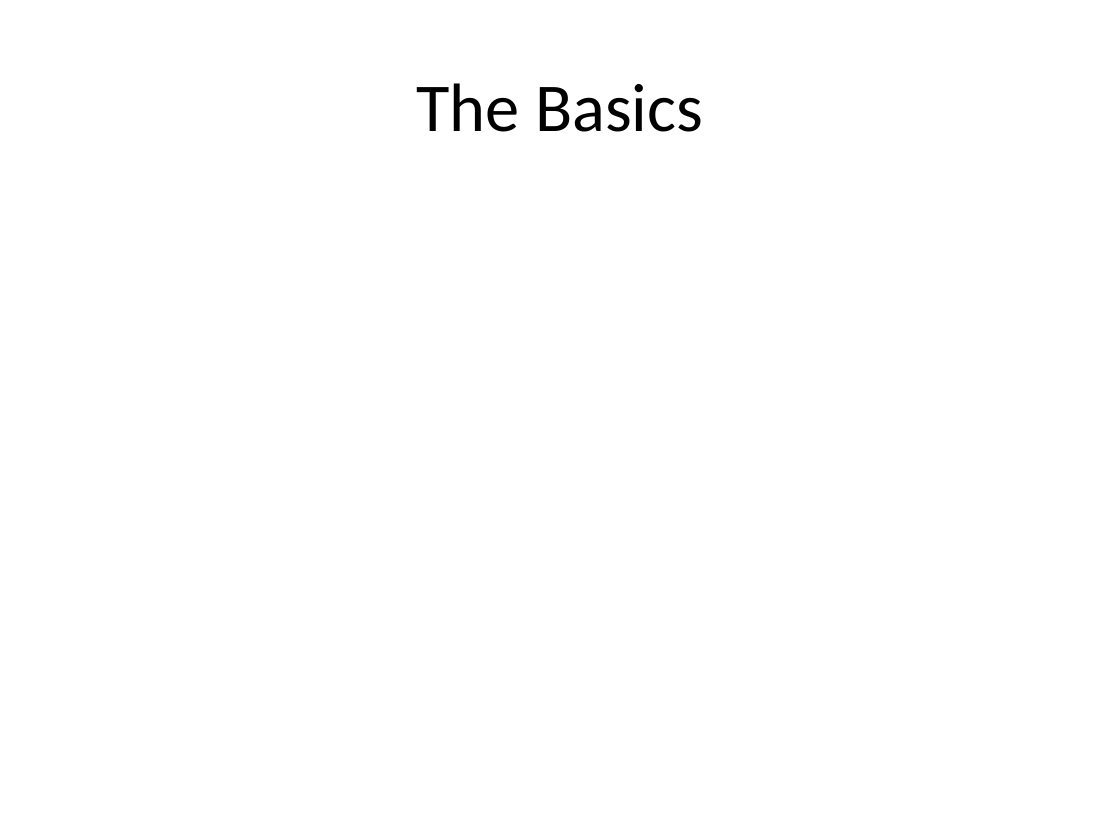
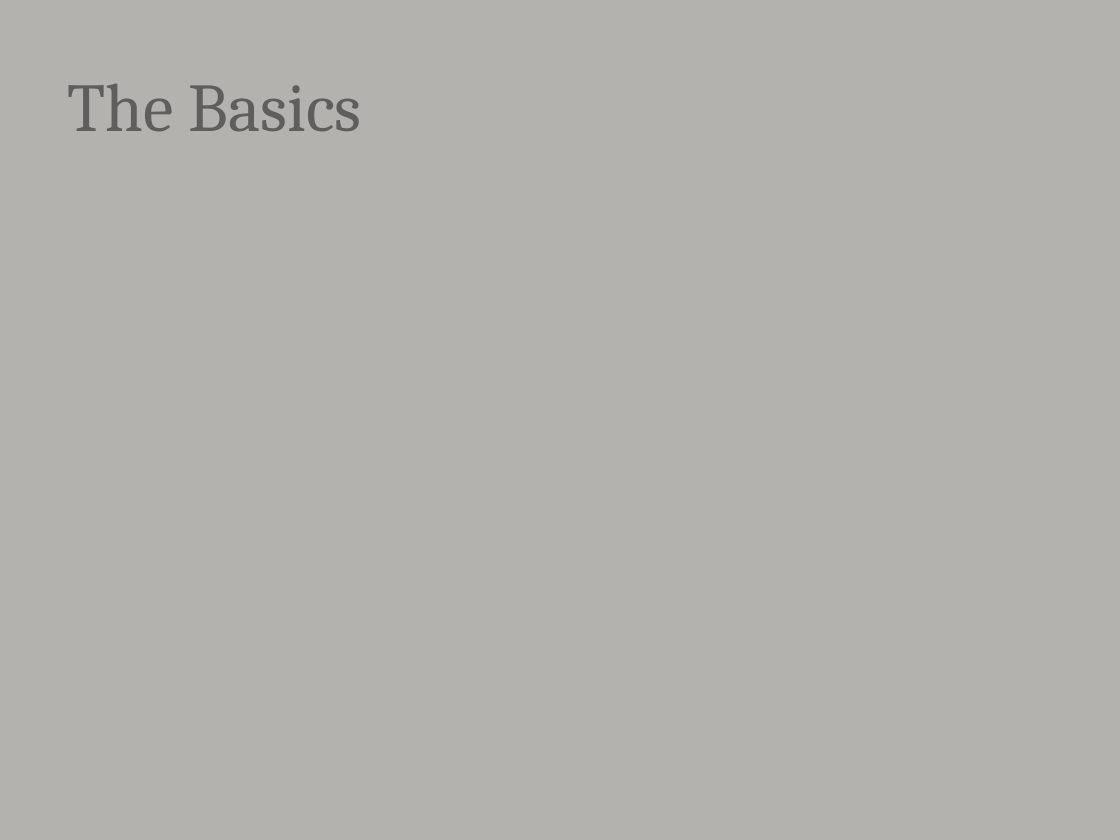
Before and after one commit to djhmateer/AltNetDI, a slide deck: slide 2 of My Journey into Dependency Injection.pptx. Drawn at 1120x840 pixels with LibreOffice and Linux fonts; fonts in the diff are those of the drawing. Boxes give left, top, right and bottom in pixels: in the first picture for what was removed or moved away, otherwise in the second. Text is boxed around its words. In the diff, an @@ line names an element or a change of style, - is before the commit and + after.

```diff
--- a/My Journey into Dependency Injection.pptx
+++ b/My Journey into Dependency Injection.pptx
@@ background #FFFFFF to #B4B2AE @@
@@ title "The Basics" at [67, 83, 361, 131]: font Calibri to Cambria, text colour #000000 to #5F5E5D; alignment centre to left @@
```
Also in this commit, not shown: 4 other slides changed.
